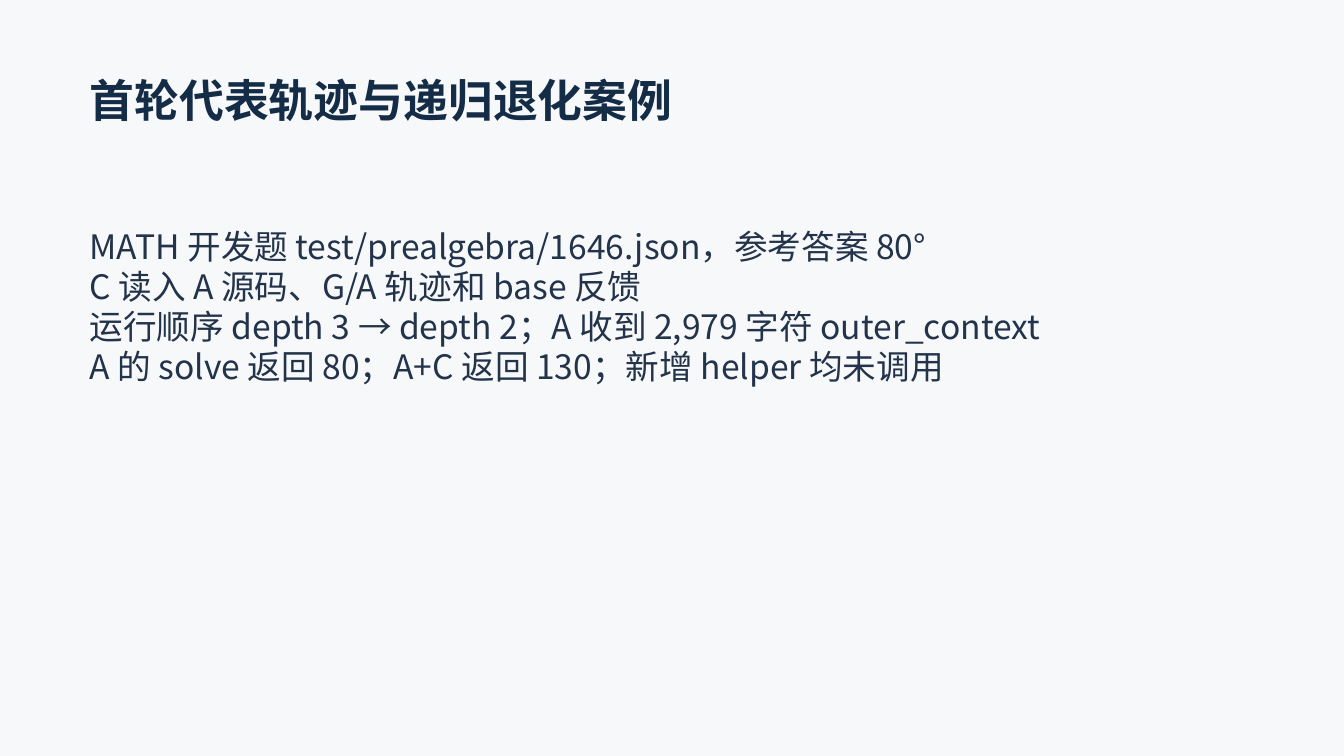
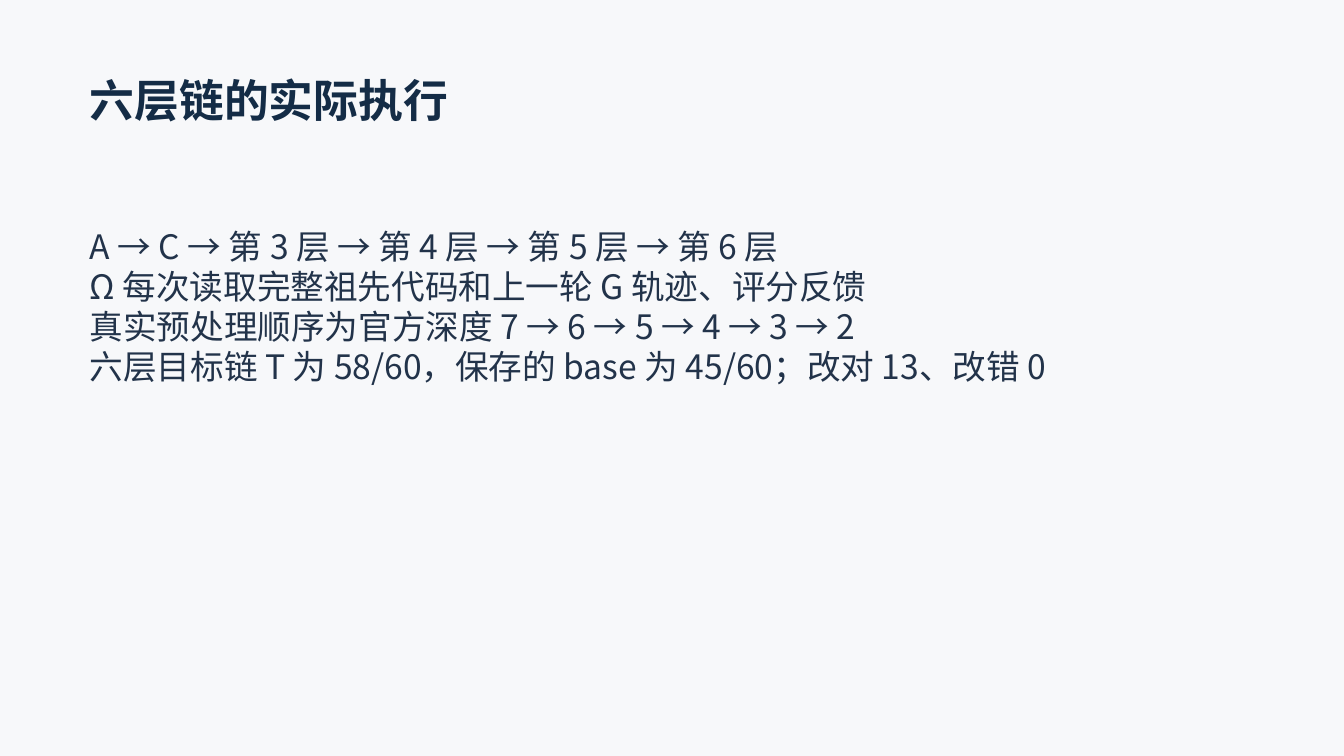
Before and after one commit to xiaolizi33/AlphaDiana, a slide deck: slide 14 of reproduction/presentation/MetaN_18min.pptx. Drawn at 1344x756 pixels with LibreOffice and Linux fonts; fonts in the diff are those of the drawing. Boxes give left, top, right and bottom in pixels: in the first picture for what was removed or moved away, otherwise in the second. Text is boxed around its words. In the diff, an @@ line names an element or a change of style, - is before the commit and + after.

Commit message:
Extend MATH chain to six layers with explicit forced-depth diagnostics

```diff
--- a/reproduction/presentation/MetaN_18min.pptx
+++ b/reproduction/presentation/MetaN_18min.pptx
@@ text at [90,78,449,122]: text changed @@
-首轮代表轨迹与递归退化案例
+六层链的实际执行
@@ text at [90,230,1047,385]: text changed @@
-MATH 开发题 test/prealgebra/1646.json，参考答案 80°
-C 读入 A 源码、G/A 轨迹和 base 反馈
-运行顺序 depth 3 → depth 2；A 收到 2,979 字符 outer_context
-A 的 solve 返回 80；A+C 返回 130；新增 helper 均未调用
+A → C → 第 3 层 → 第 4 层 → 第 5 层 → 第 6 层
+Ω 每次读取完整祖先代码和上一轮 G 轨迹、评分反馈
+真实预处理顺序为官方深度 7 → 6 → 5 → 4 → 3 → 2
+六层目标链 T 为 58/60，保存的 base 为 45/60；改对 13、改错 0
```
Also in this commit, not shown: 2 other slides changed, 1 slide added, 1 slide removed, 21 other files.
